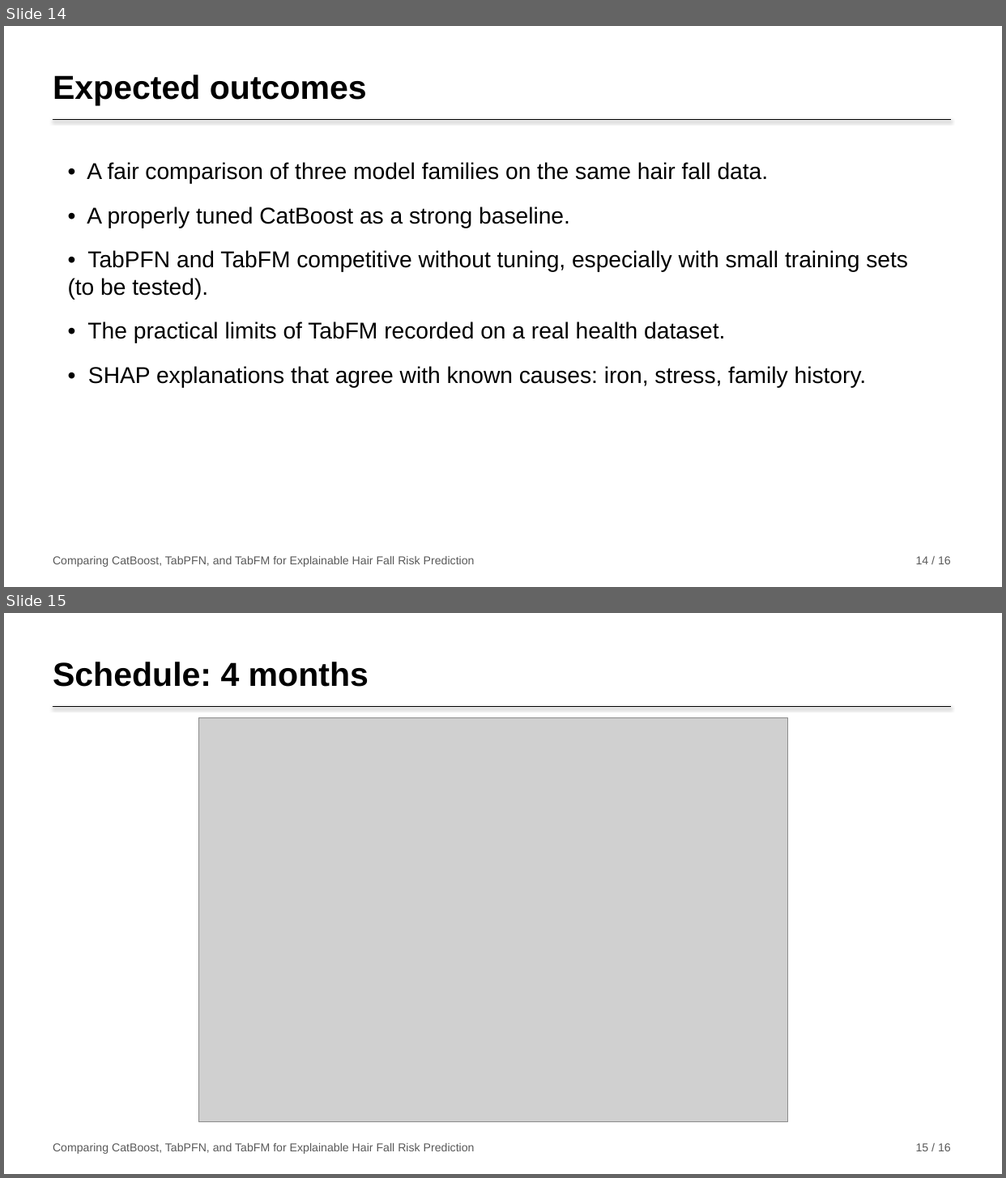
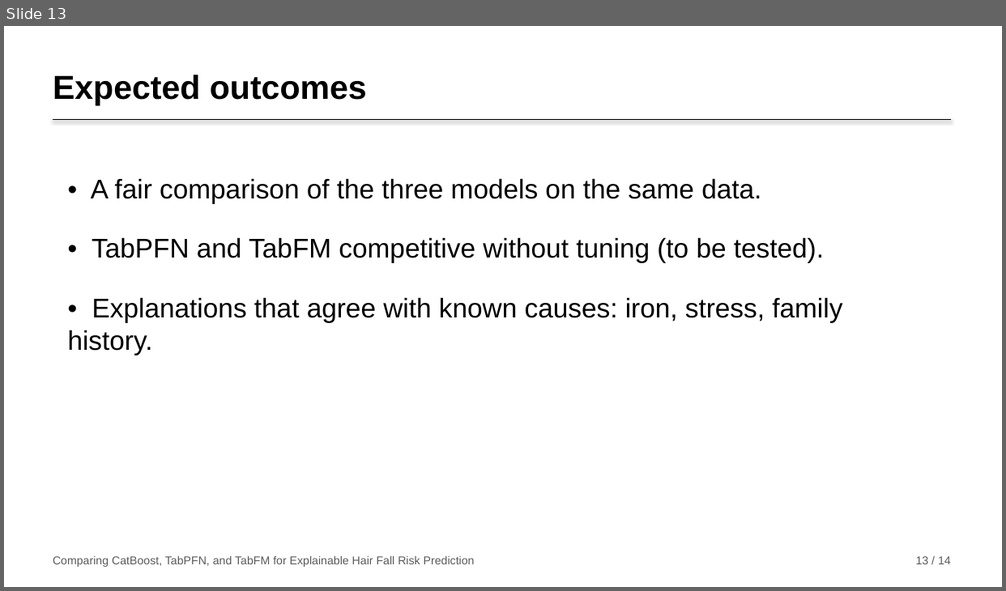
Before and after one commit to nirajanS1211/Hairfall-Thesis, a slide deck: Thesis_Final/Presentation/Hairfall_Presentation.pptx. Shown one above the other, each under a label of ours: slides 14 and 15 before the commit, slide 13 after it. The pictures are 1006x1178 and 1006x591 pixels, drawn with LibreOffice and Linux fonts; fonts in the diff are those of the drawing; grey boxes stand for pictures. Boxes give left, top, right and bottom in pixels: in the first picture for what was removed or moved away, otherwise in the second. Text is boxed around its words. In the diff, an @@ line names an element or a change of style, - is before the commit and + after.

```diff
--- a/Thesis_Final/Presentation/Hairfall_Presentation.pptx
+++ b/Thesis_Final/Presentation/Hairfall_Presentation.pptx
@@ slide 15 removed at bbox=[4, 613, 1002, 1174], background #FFFFFF @@
@@ text removed at bbox=[53, 662, 368, 687] @@
-Schedule: 4 months
@@ line removed from (53, 707) to (951, 707) @@
@@ picture removed at bbox=[198, 717, 788, 1122] @@
@@ text removed at bbox=[53, 1144, 475, 1154] @@
-Comparing CatBoost, TabPFN, and TabFM for Explainable Hair Fall Risk Prediction
@@ text removed at bbox=[916, 1144, 951, 1152] @@
-15 / 16
@@ what was slide 14 is now slide 13 @@
@@ slide 13 changed as well @@
@@ text at bbox=[68, 178, 842, 355]: text changed; size 22 to 26 pt @@
-• A fair comparison of three model families on the same hair fall data.
-• A properly tuned CatBoost as a strong baseline.
-• TabPFN and TabFM competitive without tuning, especially with small training sets (to be tested).
-• The practical limits of TabFM recorded on a real health dataset.
-• SHAP explanations that agree with known causes: iron, stress, family history.
+• A fair comparison of the three models on the same data.
+• TabPFN and TabFM competitive without tuning (to be tested).
+• Explanations that agree with known causes: iron, stress, family history.
@@ text at bbox=[916, 557, 951, 565]: text changed @@
-14 / 16
+13 / 14
```
Also in this commit, not shown: 12 other slides changed, 1 other slide removed, 2 other files.
